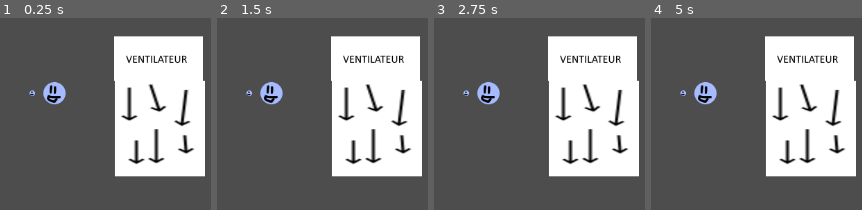
Above: before the commit, frames 1-4 (left to right).
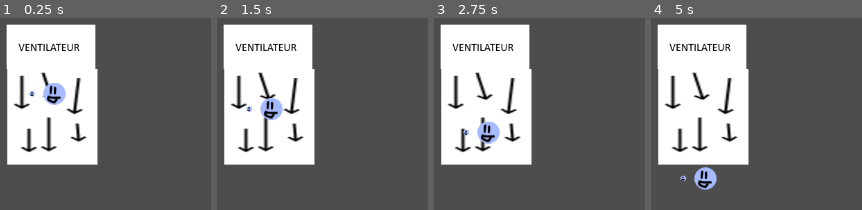
Above: after the commit, the same moments.

Repository: davifarhi/GGJ25-CrashSim-Untitled
Game: Godot game, scene res://scenes/TestWind.tscn
Two runs of this game, one before a commit and one after it. Both use one fixed random seed, a clock stepped at 60 frames per second and the inputs below.
Inputs (mouse positions are in pixels of both pictures, inside the frame that each line leads up to):
- Up to frame 1 (0.25 s): no input
- Up to frame 2 (1.5 s): tap Enter at 0.5 s; move the mouse to (outside the picture) at 0.52 s; click (outside the picture) at 0.6 s; move the mouse to (outside the picture) at 1.27 s; click (outside the picture) at 1.35 s
- Up to frame 3 (2.75 s): move the mouse to (outside the picture) at 2.02 s; click (outside the picture) at 2.1 s
- Up to frame 4 (5 s): move the mouse to (outside the picture) at 2.77 s; click (outside the picture) at 2.85 s; move the mouse to (outside the picture) at 3.52 s; click (outside the picture) at 3.6 s; move the mouse to (775, 173) at 4.27 s; click (775, 173) at 4.35 s

The runs differ from the first frame. In frame 1, 61% of the frame differs, in the area x 2-98%, y 3-83%; in frame 2, 61%; in frame 3, 61%; in frame 4, 63%, in the area x 2-98%, y 3-90%.

Commit message:
Windbox v1

Diff:
--- a/ggj-crashsim-untilted/scenes/TestWind.tscn
+++ b/ggj-crashsim-untilted/scenes/TestWind.tscn
@@ -1,6 +1,7 @@
-[gd_scene load_steps=6 format=3 uid="uid://batqiainqsml2"]
+[gd_scene load_steps=7 format=3 uid="uid://batqiainqsml2"]
 
-[ext_resource type="PackedScene" uid="uid://b6j1f4wg7fctp" path="res://scenes/Bubble.tscn" id="1_gbsvf"]
+[ext_resource type="Script" path="res://scenes/wind_box.gd" id="1_3m6vn"]
+[ext_resource type="PackedScene" uid="uid://b6j1f4wg7fctp" path="res://scenes/Boubou.tscn" id="1_gbsvf"]
 [ext_resource type="Texture2D" uid="uid://c5onrtjhnjcfu" path="res://assets/WindCollision.png" id="2_yvmps"]
 [ext_resource type="Texture2D" uid="uid://6wtj3jd5v03q" path="res://assets/WindTurbineProto.png" id="3_v1b7i"]
 
@@ -12,13 +13,12 @@
 
 [node name="Node2D" type="Node2D"]
 
-[node name="Node2D" parent="." instance=ExtResource("1_gbsvf")]
-position = Vector2(129, 110)
-
 [node name="WindTurbine" type="Node2D" parent="."]
-position = Vector2(278, 93)
+position = Vector2(123, 76)
 
 [node name="WindBox" type="Area2D" parent="WindTurbine"]
+script = ExtResource("1_3m6vn")
+acceleration_amount_per_second = 2000.0
 
 [node name="CollisionShape2D" type="CollisionShape2D" parent="WindTurbine/WindBox"]
 position = Vector2(1, 67.5)
@@ -39,3 +39,9 @@
 [node name="CollisionShape2D" type="CollisionShape2D" parent="WindTurbine/StaticPart"]
 position = Vector2(1, -32)
 shape = SubResource("RectangleShape2D_rx405")
+
+[node name="Boubou" parent="." instance=ExtResource("1_gbsvf")]
+position = Vector2(129, 110)
+
+[connection signal="body_entered" from="WindTurbine/WindBox" to="WindTurbine/WindBox" method="_on_windbox_entered"]
+[connection signal="body_exited" from="WindTurbine/WindBox" to="WindTurbine/WindBox" method="_on_windbox_exited"]
--- /dev/null
+++ b/ggj-crashsim-untilted/scenes/wind_box.gd
@@ -0,0 +1,31 @@
+extends Area2D
+
+@export var acceleration_amount_per_second: float = 1.0
+@export var pull: bool = false
+
+# TODO: change visual depending on 'pull'
+
+var player: Boubou = null
+
+# Called when the node enters the scene tree for the first time.
+func _ready() -> void:
+	pass # Replace with function body.
+
+# Called every frame. 'delta' is the elapsed time since the previous frame.
+func _process(delta: float) -> void:
+	pass
+
+func _physics_process(delta: float) -> void:
+	if player == null:
+		return
+	var direction_factor: float = -1 if pull else 1;
+	var direction = Vector2(0, 1).rotated(global_rotation)
+	player.apply_central_force(direction_factor * acceleration_amount_per_second * direction * delta)
+
+func _on_windbox_entered(body: Node2D) -> void:
+	if body is Boubou:
+		player = body as Boubou
+
+func _on_windbox_exited(body: Node2D) -> void:
+	if body is Boubou:
+		player = null
